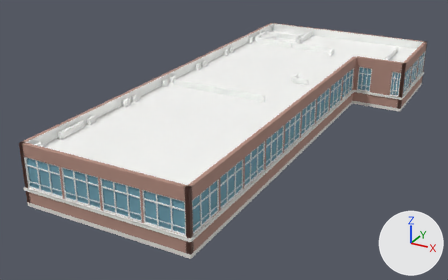
Before and after pictures for a commit that changed the glTF model models/info_3F.glb.
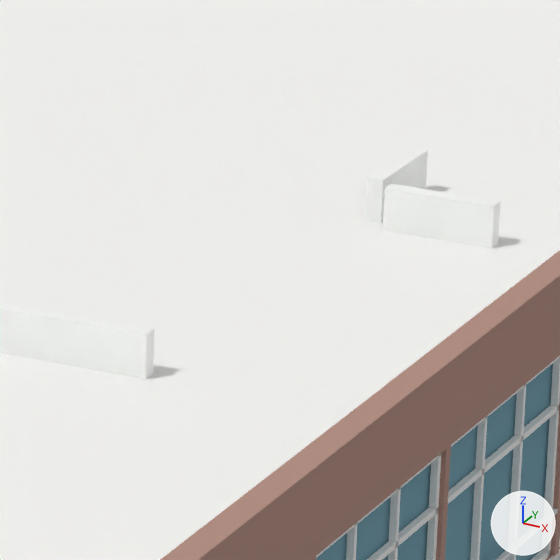
Old and new are each drawn whole from a 50 mm camera at (-30.23, -63.26, 24.3) aimed at (-49.53, -28.16, 6.75) and again close up on the part from 55% to 71% of the width and 19% to 44% of the height. Lighting does not change. The marker at lower right points along +X, +Y and +Z. The last two pictures show the newer version. Where no turn or scale is listed for an object, it has been applied to the vertices. Vertices at exactly the same position are counted once.

Names of what the first close-up shows: 'info_3F__brick', 'info_3F__ceil', 'info_3F__frameW', 'info_3F__glass', 'info_3F__wallIn' and 2 more.
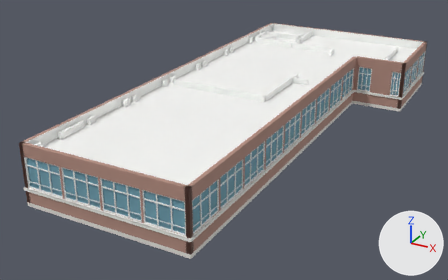
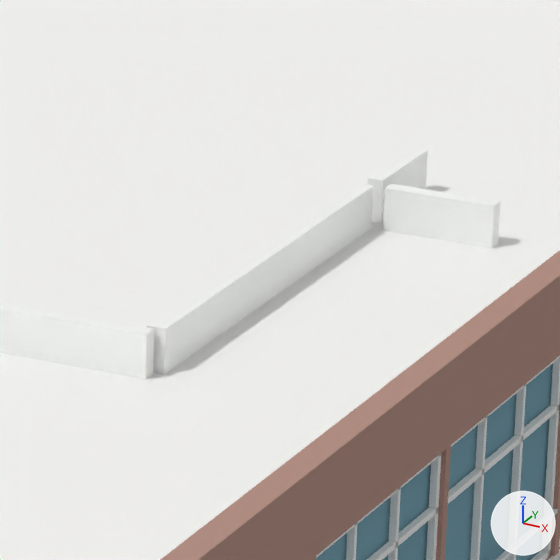
Commit message: Wall recall: interior walls + generic-layer wall-pair detection; add 21 missing interior walls found by checker

Changed parts and their boxes (x1, y1, x2, y2) in the close-ups (560 x 560 px):
part 1 of me_info_3f__wallin, added: after (147, 183, 373, 374)

Edits to the bpy script that builds the scene:
```text
Change me_info_3f__wallin:
    used by ob_info_3f__wallin; location = (-47.25, -25.85, 9.0)
    remove me_info_3f__wallin.from_pydata(...)  # 987 vertices, 1980 faces; spans x -7.2..7.2, y -16.1..16.1, z -1.8..1.8
    add me_info_3f__wallin.from_pydata(...)  # 995 vertices, 1992 faces; spans x -7.2..7.2, y -16.1..16.1, z -1.8..1.8
    me_info_3f__wallin part 1: a new loose piece, a box spanning x 0.66..0.83, y -2.17..2.21, z -1.8..1.55, in mat_wallin (white #f9fbf8)
```
